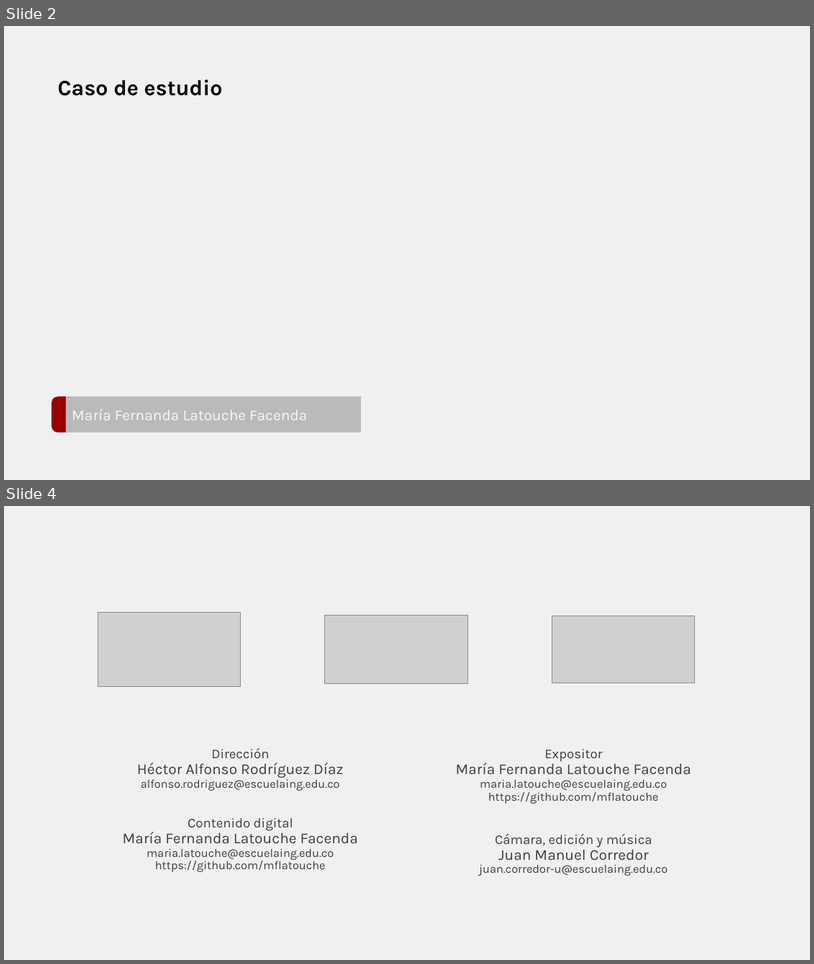
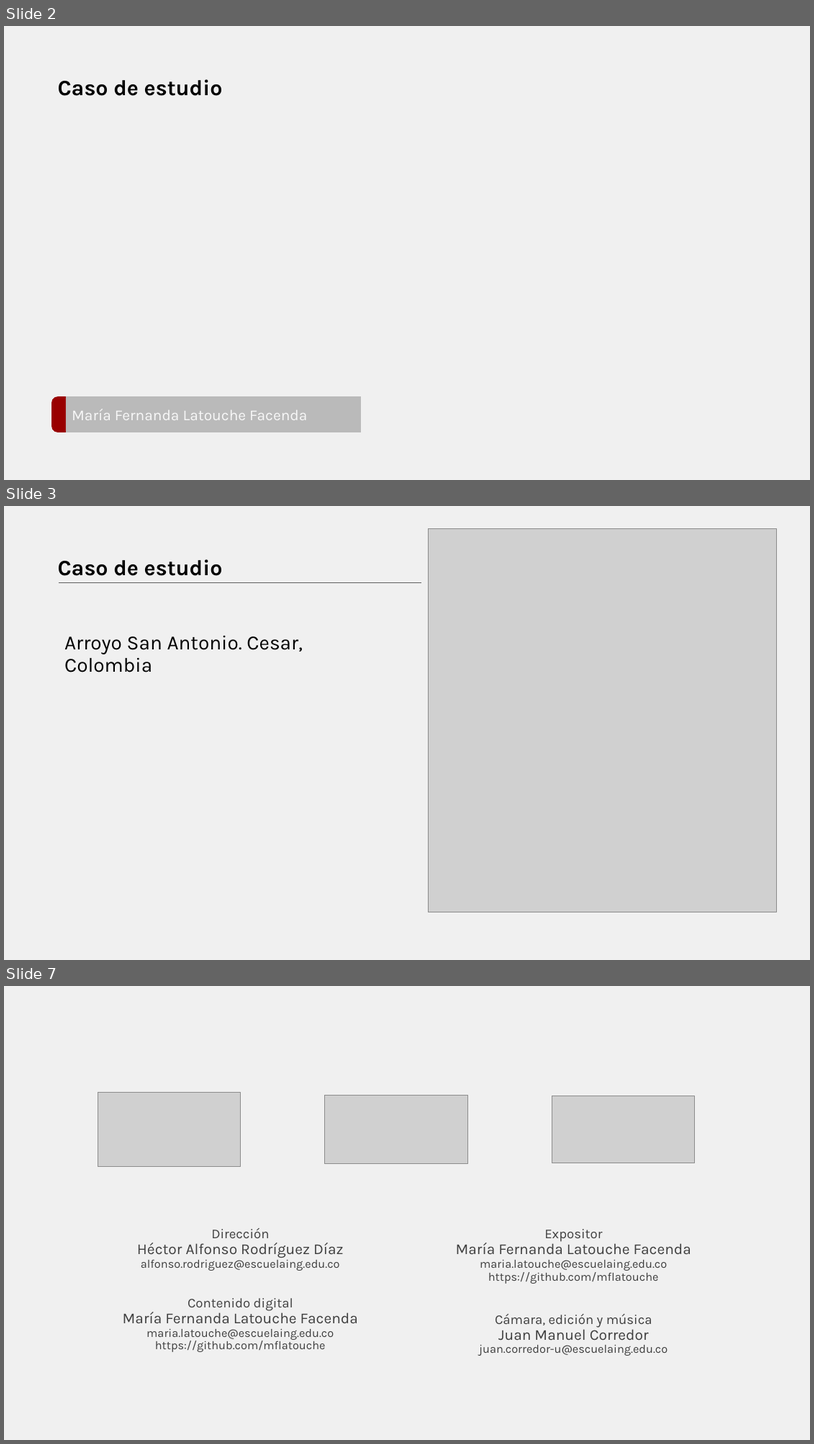
Before and after one commit to mflatouche/M.TSED, a slide deck: Section03/3_CasoEstudio/Section03_CasoEstudio.pptx. Shown one above the other, each under a label of ours: slides 2 and 4 before the commit, slides 2, 3 and 7 after it; the slides between them are not shown. The pictures are 814x964 and 814x1444 pixels, drawn with LibreOffice and Linux fonts; fonts in the diff are those of the drawing; grey boxes stand for pictures. Boxes give left, top, right and bottom in pixels: in the first picture for what was removed or moved away, otherwise in the second. Text is boxed around its words. In the diff, an @@ line names an element or a change of style, - is before the commit and + after.

```diff
--- a/Section03/3_CasoEstudio/Section03_CasoEstudio.pptx
+++ b/Section03/3_CasoEstudio/Section03_CasoEstudio.pptx
@@ slide 3 added at [4,506,810,960], background #F0F0F0 @@
@@ picture added at [429,529,777,913] @@
@@ title added at [58,559,223,576], 26 pt, text #000000, bold @@
+Caso de estudio
@@ line added from (59, 582) to (422, 582), #5F5F5F 0.5 pt @@
@@ text added at [64,636,303,672], 24 pt, text #000000 @@
+Arroyo San Antonio. Cesar, Colombia
@@ what was slide 4 is now slide 7 @@
```
Also in this commit, not shown: 3 other slides added, 1 slide removed, 9 other files.
